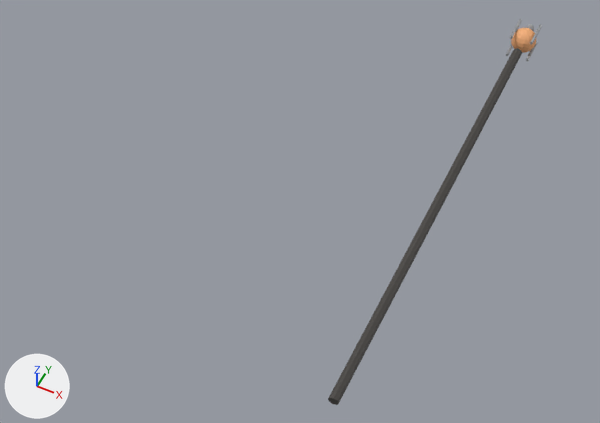
Two versions of the FBX model Assets/Resources/Wear/SinStaff.fbx, one commit apart.
Both versions are drawn from a camera (50 mm lens) standing at (0.778, -1.1, 2.179) and looking at (0.17, 0.118, 0.657). Lighting does not change. The marker at lower left points along +X, +Y and +Z. The older version comes first. Vertices at exactly the same position are counted once.

In view in the first picture: 'SinStaff'.
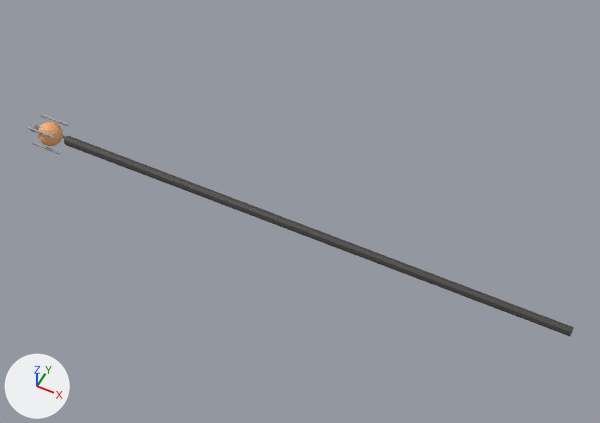
Changed parts and their boxes (x1, y1, x2, y2) in the pictures (600 x 423 px; the box of a moved part takes in the faces that stretch with it):
'SinStaff', reshaped (155% wider, 42% shorter): before (328, 19, 542, 405); after (27, 114, 574, 336)
part 1 of me_sinstaff, moved or reshaped: before (511, 28, 536, 53); after (38, 122, 63, 146)
part 2 of me_sinstaff, moved or reshaped: before (530, 24, 542, 45); after (41, 114, 69, 126)
part 3 of me_sinstaff, moved or reshaped: before (510, 19, 522, 39); after (27, 126, 56, 139)
part 4 of me_sinstaff, moved or reshaped: before (506, 44, 513, 56); after (32, 142, 60, 154)
part 5 of me_sinstaff, moved or reshaped (not visible afterwards): before (526, 41, 537, 61)
part 6 of me_sinstaff, moved or reshaped: before (526, 24, 534, 31); after (30, 124, 39, 132)
part 7 of me_sinstaff, moved or reshaped: before (328, 48, 522, 405); after (64, 136, 574, 336)

The change in detail:
me_sinstaff is used by ob_sinstaff; location (0.0, 0.0, 0.0).
me_sinstaff had 226 vertices, 226 faces and spanned x 0.454..0.522, y -0.38..0.932, z 0.748..0.816.
me_sinstaff now has 226 vertices, 226 faces and spans x -0.503..0.848, y -0.057..0.001, z 0.752..0.812.
me_sinstaff part 1: the loose piece of 128 vertices spanning x 0.454..0.522, y 0.827..0.893, z 0.748..0.816 is scaled about its middle by 0.882, then moved by (-0.93, -0.888, 0.0).
me_sinstaff part 2: the loose piece of 10 vertices spanning x 0.512..0.52, y 0.815..0.905, z 0.806..0.814 is turned -90 degrees about the z axis through its middle and scaled by 0.889, then moved by (-0.958, -0.862, -0.003).
me_sinstaff part 3: the loose piece of 10 vertices spanning x 0.456..0.463, y 0.815..0.905, z 0.806..0.814 is turned -90 degrees about the z axis through its middle and scaled by 0.889, then moved by (-0.901, -0.913, -0.003).
me_sinstaff part 4: the loose piece of 10 vertices spanning x 0.456..0.463, y 0.815..0.905, z 0.75..0.758 is turned -90 degrees about the z axis through its middle and scaled by 0.889, then moved by (-0.901, -0.913, 0.003).
me_sinstaff part 5: the loose piece of 10 vertices spanning x 0.512..0.52, y 0.815..0.905, z 0.75..0.758 is turned -90 degrees about the z axis through its middle and scaled by 0.889, then moved by (-0.958, -0.862, 0.003).
me_sinstaff part 6: the loose piece of 42 vertices spanning x 0.476..0.5, y 0.908..0.932, z 0.77..0.794 is moved by (-0.98, -0.948, 0.0).
Part 7, on me_sinstaff:
Vertex 0 of me_sinstaff moves from (0.499, -0.38, 0.782) at pixel (338, 403) to (0.848, -0.018, 0.782) at pixel (573, 328).
Vertex 1 of me_sinstaff moves from (0.496, -0.38, 0.774) at pixel (336, 404) to (0.848, -0.021, 0.775) at pixel (572, 331).
Vertex 2 of me_sinstaff moves from (0.488, -0.38, 0.771) at pixel (333, 404) to (0.848, -0.028, 0.772) at pixel (570, 334).
Vertex 3 of me_sinstaff moves from (0.48, -0.38, 0.774) at pixel (329, 401) to (0.848, -0.035, 0.775) at pixel (570, 336).
Vertex 4 of me_sinstaff moves from (0.477, -0.38, 0.782) at pixel (327, 398) to (0.848, -0.038, 0.782) at pixel (570, 335).
Vertex 5 of me_sinstaff moves from (0.48, -0.38, 0.79) at pixel (329, 397) to (0.848, -0.035, 0.789) at pixel (571, 332).
Vertex 6 of me_sinstaff moves from (0.488, -0.38, 0.793) at pixel (333, 398) to (0.848, -0.028, 0.792) at pixel (573, 329).
Vertex 7 of me_sinstaff moves from (0.496, -0.38, 0.79) at pixel (337, 400) to (0.848, -0.021, 0.789) at pixel (573, 327).
Vertex 8 of me_sinstaff moves from (0.501, 0.8, 0.782) at pixel (522, 53) to (-0.392, -0.016, 0.782).
Vertex 9 of me_sinstaff moves from (0.497, 0.8, 0.773) at pixel (520, 55) to (-0.392, -0.02, 0.774).
Vertex 10 of me_sinstaff moves from (0.488, 0.8, 0.769) to (-0.392, -0.028, 0.77).
Vertex 11 of me_sinstaff moves from (0.479, 0.8, 0.773) to (-0.392, -0.036, 0.774) at pixel (65, 144).
Vertex 12 of me_sinstaff moves from (0.475, 0.8, 0.782) at pixel (512, 50) to (-0.392, -0.04, 0.782) at pixel (63, 143).
Vertex 13 of me_sinstaff moves from (0.479, 0.8, 0.791) at pixel (514, 48) to (-0.392, -0.036, 0.79) at pixel (64, 139).
Vertex 14 of me_sinstaff moves from (0.488, 0.8, 0.795) at pixel (518, 48) to (-0.392, -0.028, 0.794) at pixel (65, 136).
Vertex 15 of me_sinstaff moves from (0.497, 0.8, 0.791) at pixel (521, 50) to (-0.392, -0.02, 0.79) at pixel (68, 135).
